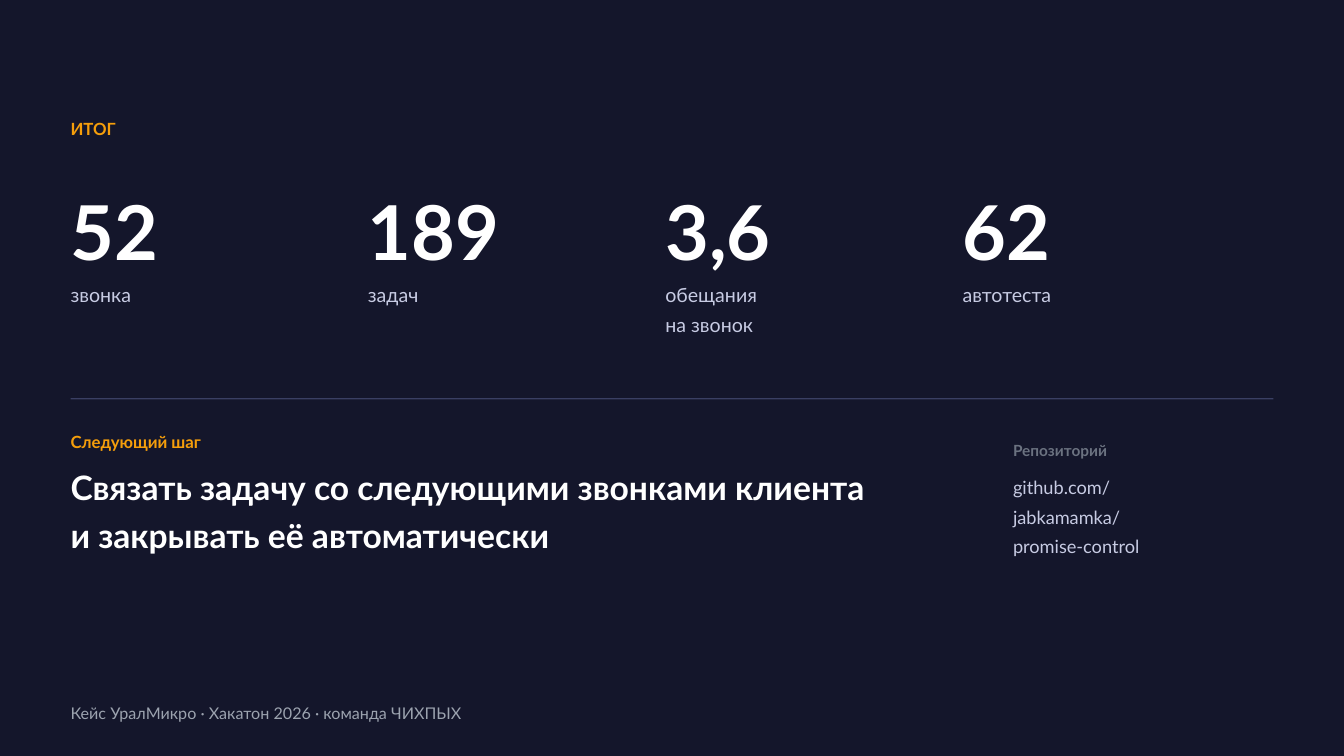
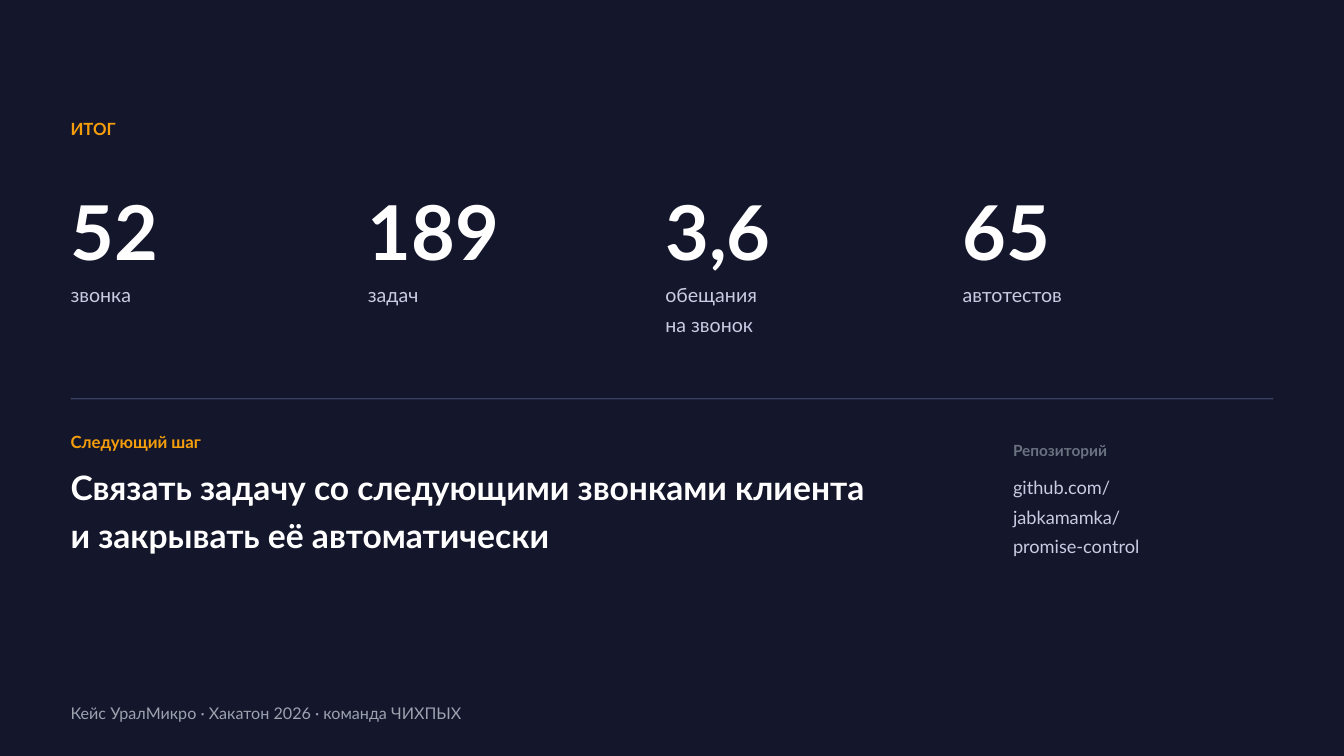
Before and after one commit to jabkamamka/promise-control, a slide deck: slide 9 of docs/Презентация_7_минут.pptx. Drawn at 1344x756 pixels with LibreOffice and Linux fonts; fonts in the diff are those of the drawing. Boxes give left, top, right and bottom in pixels: in the first picture for what was removed or moved away, otherwise in the second. Text is boxed around its words. In the diff, an @@ line names an element or a change of style, - is before the commit and + after.

```diff
--- a/docs/Презентация_7_минут.pptx
+++ b/docs/Презентация_7_минут.pptx
@@ text at (963,205,1051,261): text changed @@
-62
+65
@@ text at (963,292,1062,302): text changed @@
-автотеста
+автотестов
```
Also in this commit, not shown: 2 other slides changed, 9 other files.
